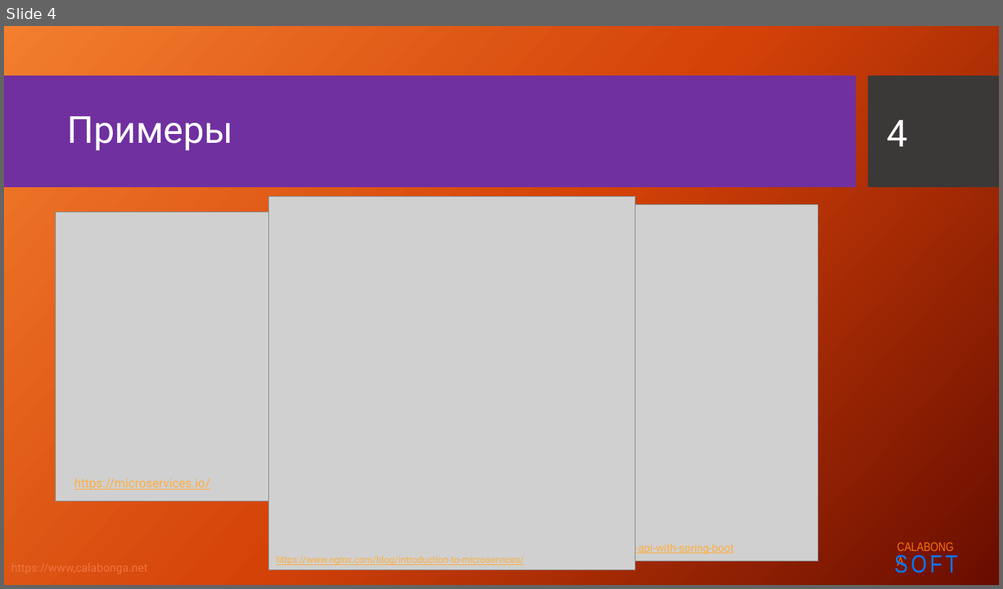
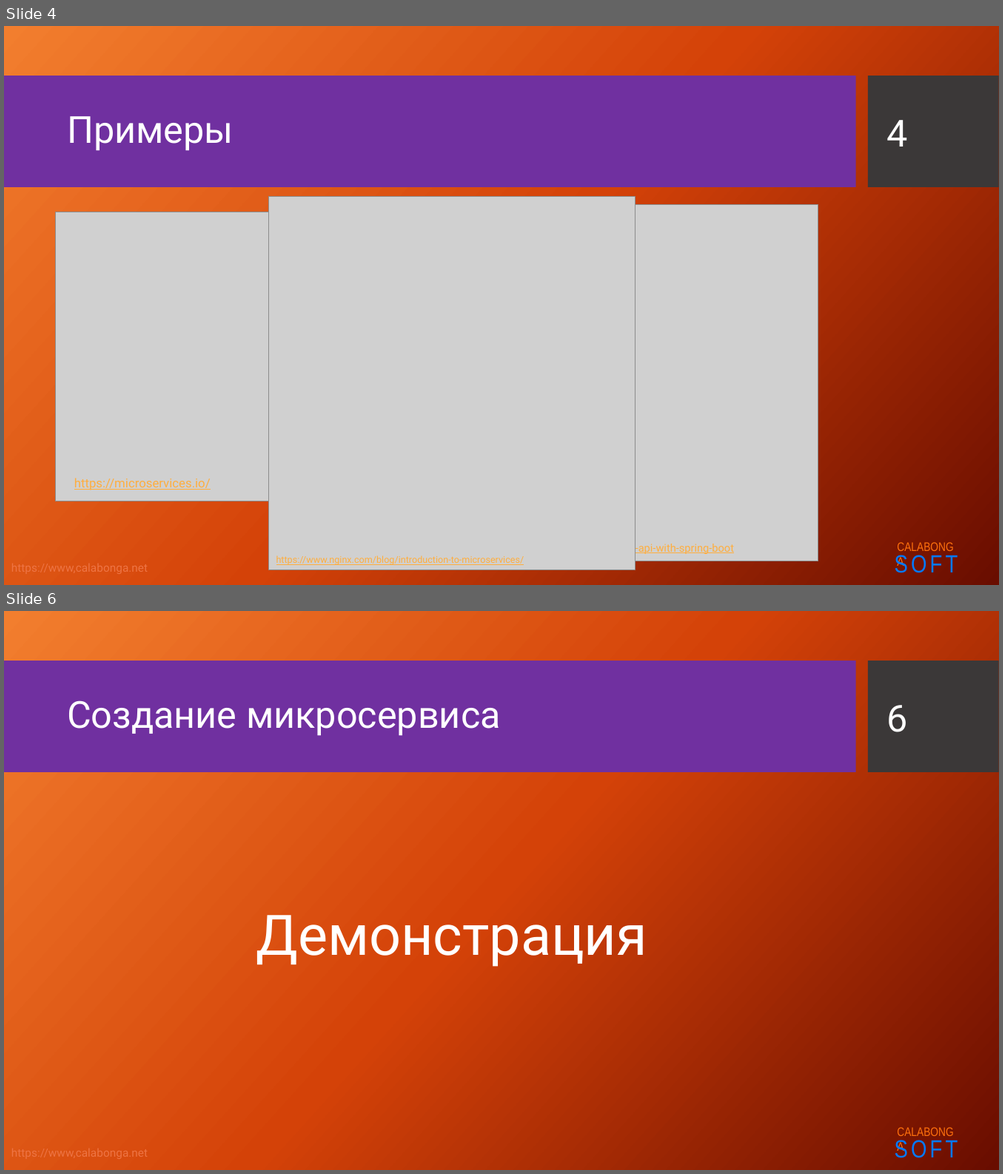
Before and after one commit to Calabonga/Microservice-Template, a slide deck: Presentation/Microservices2.pptx. Shown one above the other, each under a label of ours: slide 4 before the commit, slides 4 and 6 after it; the slides between them are not shown. The pictures are 1003x589 and 1003x1174 pixels, drawn with LibreOffice and Linux fonts; fonts in the diff are those of the drawing; grey boxes stand for pictures; background and template pictures are left out. Boxes give left, top, right and bottom in pixels: in the first picture for what was removed or moved away, otherwise in the second. Text is boxed around its words. In the diff, an @@ line names an element or a change of style, - is before the commit and + after.

```diff
--- a/Presentation/Microservices2.pptx
+++ b/Presentation/Microservices2.pptx
@@ slide 6 added at (4,611,999,1170), background picture (left out); not listed: 5 template elements that a slide beside it also shows @@
@@ title added at (67,701,501,736), 36 pt, text #FFFFFF @@
+Создание микросервиса
@@ page number added at (887,705,908,732), 36 pt, text #FFFFFF @@
+6
@@ text added at (256,915,647,967), 54 pt, text #FFFFFF @@
+Демонстрация
```
Also in this commit, not shown: 3 slides changed, 3 other slides added, 1 slide removed, 7 other files.
